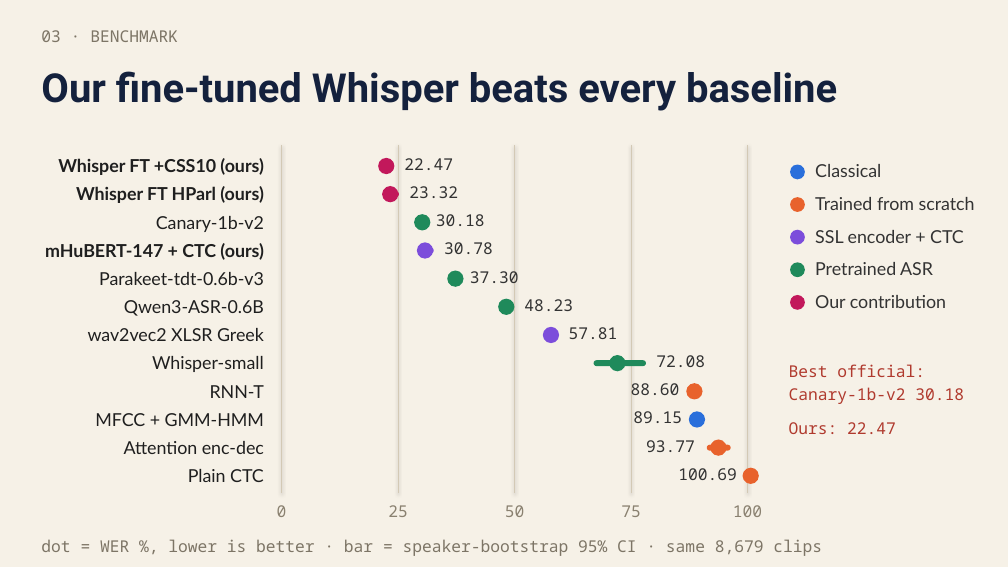
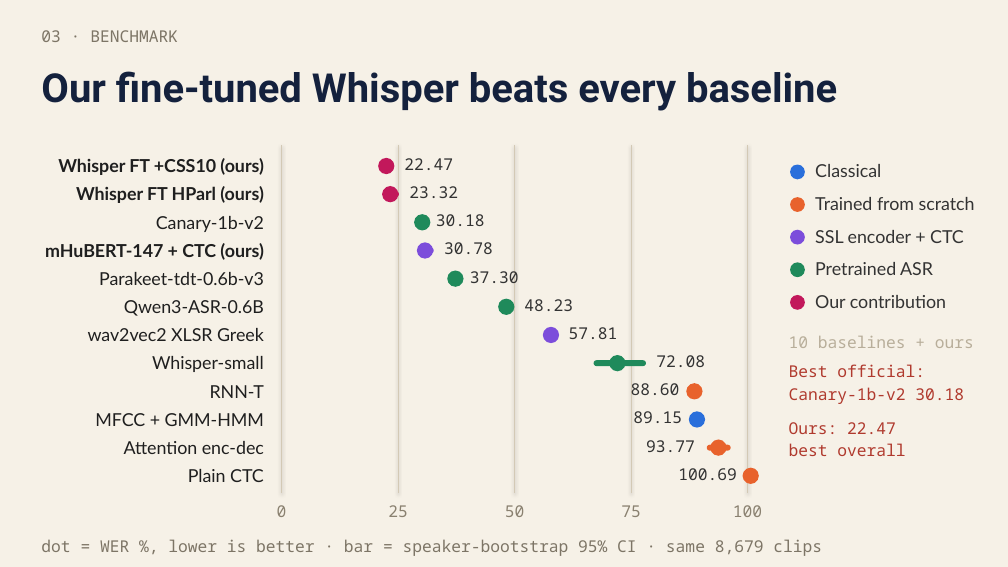
Before and after one commit to kaanksn1/greek-parliamentary-asr, a slide deck: slide 3 of presentation/greek_parliamentary_asr.pptx. Drawn at 1008x567 pixels with LibreOffice and Linux fonts; fonts in the diff are those of the drawing. Boxes give left, top, right and bottom in pixels: in the first picture for what was removed or moved away, otherwise in the second. Text is boxed around its words. In the diff, an @@ line names an element or a change of style, - is before the commit and + after.

```diff
--- a/presentation/greek_parliamentary_asr.pptx
+++ b/presentation/greek_parliamentary_asr.pptx
@@ text added at (x1=789, y1=336, x2=974, y2=348), 15.5 pt, text #B8AE9A @@
+10 baselines + ours
@@ text added at (x1=789, y1=443, x2=905, y2=456), 15.5 pt, text #B03A2E @@
+best overall
```
Also in this commit, not shown: 4 other slides changed, 3 other files.
